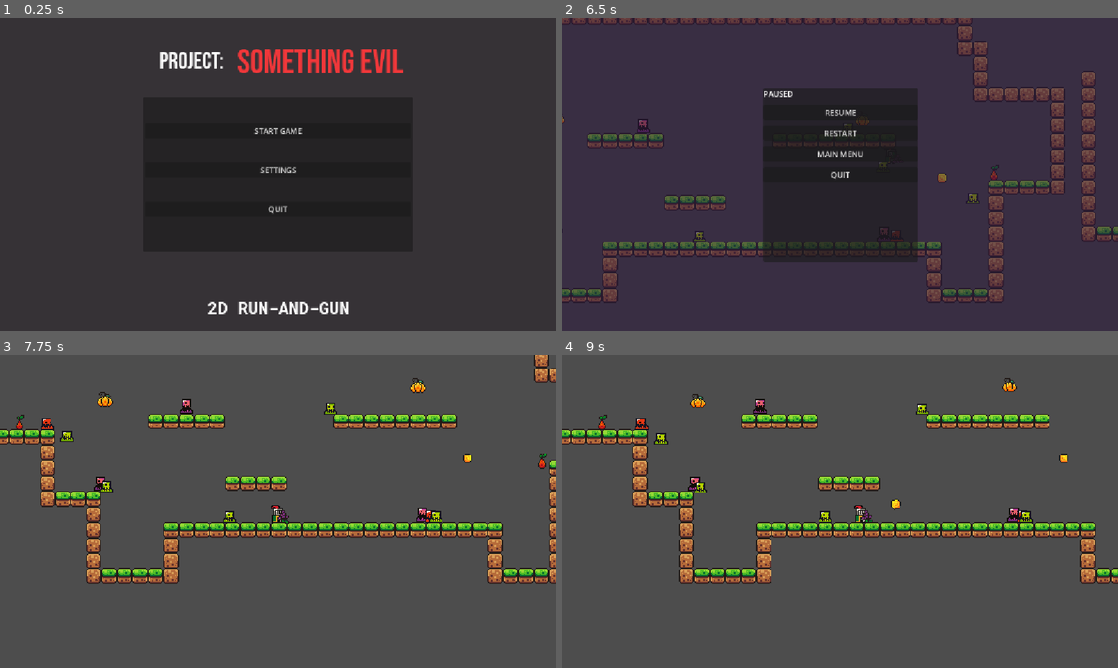
Above: before the commit, frames 1-4 (two rows, left to right).
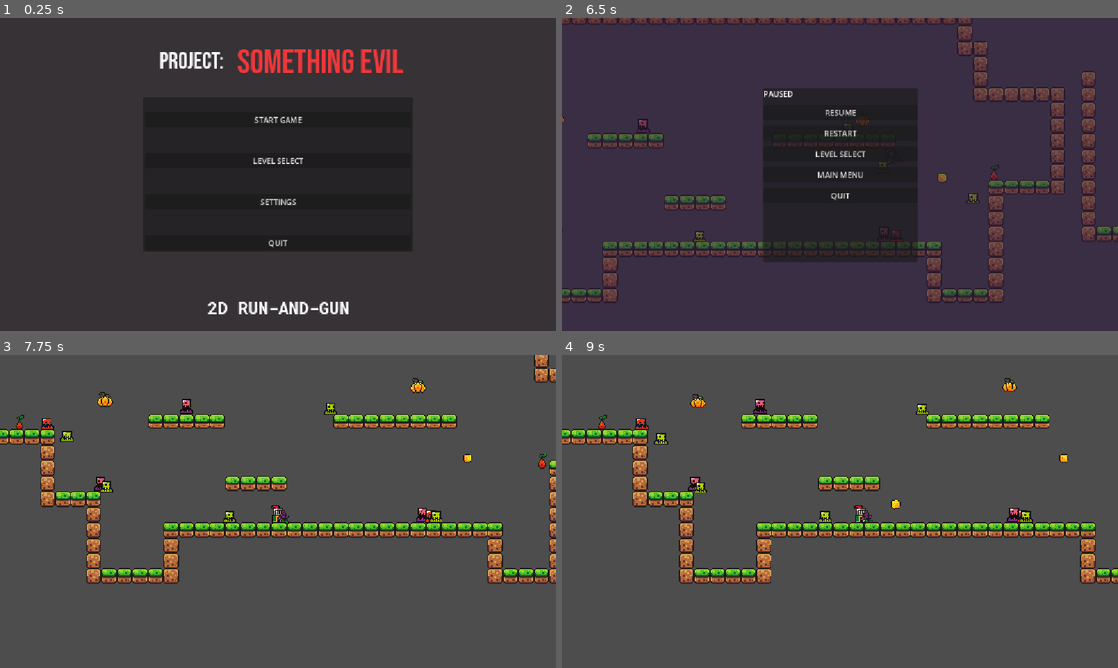
Above: after the commit, the same moments.

Repository: InferiorPosterior/project-something-evil
Game: Godot game, scene res://Scenes/main_menu.tscn
The game is run twice, just before and just after one commit, with the same random seed, the same clock (stepped at 60 frames per second) and the same inputs.
Inputs (mouse positions are in pixels of both pictures, inside the frame that each line leads up to):
- Up to frame 1 (0.25 s): no input
- Up to frame 2 (6.5 s): click (840, 161) at 0.5 s, where only the run after the commit has a clickable "LEVEL SELECT"; click (706, 143) at 1.25 s, where only the run after the commit has a clickable "BACK"; click "START GAME" at 2 s; move the mouse to (962, 158) at 2.77 s; hold Right (move_right) 2.78-4.28 s; click (962, 158) at 2.85 s; tap Space (jump) at 3.02, 3.77, 5.27, 6.02 s; move the mouse to (728, 190) at 3.52 s; click (728, 190) at 3.6 s; move the mouse to (895, 105) at 4.27 s; hold Left (move_left) 4.28-5.03 s; click (895, 105) at 4.35 s; move the mouse to (812, 237) at 5.02 s; hold Right (move_right) from 5.03 s (still down); click (812, 237) at 5.1 s; move the mouse to (1006, 221) at 5.77 s; click (1006, 221) at 5.85 s; tap Escape (ui_cancel) at 6.4 s
- Up to frame 3 (7.75 s): release Right (move_right) at 6.5 s; click "MAIN MENU" at 6.5 s; click "START GAME" at 7.25 s
- Up to frame 4 (9 s): move the mouse to (673, 464) at 8.02 s; hold Left (move_left) 8.03-8.78 s; click (673, 464) at 8.1 s; tap Space (jump) at 8.27 s; move the mouse to (867, 511) at 8.77 s; hold Right (move_right) from 8.78 s (still down); click (867, 511) at 8.85 s

The runs differ from the first frame. In frame 1, 0.6% of the frame differs, in the area x 45-55%, y 31-74%; in frame 2, 0.3%; in frame 3, less than 0.1%; in frame 4, nothing differs.

Commit message:
level selection screen
lets player select between the two levels

level 2 is locked - doesnt exist

Diff:
--- /dev/null
+++ b/Scenes/level_select.tscn
@@ -0,0 +1,63 @@
+[gd_scene format=3 uid="uid://db7bqtoh7obyy"]
+
+[ext_resource type="Script" uid="uid://bum6ls2nwri2i" path="res://Scripts/level_progress/level_select.gd" id="1_nkys2"]
+[ext_resource type="FontFile" uid="uid://du3wbjmohuixm" path="res://Fonts/BebasNeue-Regular.ttf" id="2_lx4vd"]
+
+[node name="LevelSelect" type="Control" unique_id=786398779]
+layout_mode = 3
+anchors_preset = 15
+anchor_right = 1.0
+anchor_bottom = 1.0
+grow_horizontal = 2
+grow_vertical = 2
+script = ExtResource("1_nkys2")
+
+[node name="Background" type="ColorRect" parent="." unique_id=1566773920]
+layout_mode = 1
+anchors_preset = 15
+anchor_right = 1.0
+anchor_bottom = 1.0
+grow_horizontal = 2
+grow_vertical = 2
+color = Color(0.21176471, 0.19607843, 0.21176471, 1)
+
+[node name="CenterContainer" type="Panel" parent="Background" unique_id=621673112]
+layout_mode = 1
+anchors_preset = 15
+anchor_right = 1.0
+anchor_bottom = 1.0
+grow_horizontal = 2
+grow_vertical = 2
+
+[node name="Panel" type="VBoxContainer" parent="Background/CenterContainer" unique_id=620613766]
+custom_minimum_size = Vector2(600, 400)
+layout_mode = 0
+offset_right = 40.0
+offset_bottom = 40.0
+
+[node name="VBoxContainer" type="VBoxContainer" parent="Background/CenterContainer/Panel" unique_id=383419468]
+layout_mode = 2
+theme_override_constants/separation = 18
+
+[node name="Title" type="Label" parent="Background/CenterContainer/Panel/VBoxContainer" unique_id=814029166]
+layout_mode = 2
+theme_override_colors/font_color = Color(0.94509804, 0.21568628, 0.22745098, 1)
+theme_override_fonts/font = ExtResource("2_lx4vd")
+theme_override_font_sizes/font_size = 70
+text = "PROJECT: SOMETHING EVIL"
+
+[node name="Subtitle" type="Label" parent="Background/CenterContainer/Panel/VBoxContainer" unique_id=1785946104]
+layout_mode = 2
+text = "LEVEL SELECTION"
+
+[node name="Level1Button" type="Button" parent="Background/CenterContainer/Panel/VBoxContainer" unique_id=1022165230]
+layout_mode = 2
+text = "LEVEL 1 - The Beginning"
+
+[node name="Level2Button" type="Button" parent="Background/CenterContainer/Panel/VBoxContainer" unique_id=1816314806]
+layout_mode = 2
+text = "Level 2 - LOCKED"
+
+[node name="BackButton" type="Button" parent="Background/CenterContainer/Panel/VBoxContainer" unique_id=957584474]
+layout_mode = 2
+text = "BACK"
--- a/Scenes/main_menu.tscn
+++ b/Scenes/main_menu.tscn
@@ -20,7 +20,7 @@
 anchor_bottom = 1.0
 grow_horizontal = 2
 grow_vertical = 2
-color = Color(0.21082658, 0.19488497, 0.21082658, 1)
+color = Color(0.21176471, 0.19607843, 0.21176471, 1)
 
 [node name="CenterContainer" type="CenterContainer" parent="." unique_id=422646019]
 layout_mode = 1
@@ -61,11 +61,16 @@
 offset_bottom = -27.0
 grow_horizontal = 2
 grow_vertical = 2
-theme_override_constants/separation = 50
+theme_override_constants/separation = 54
 
 [node name="StartButton" type="Button" parent="CenterContainer/Panel/VBoxContainer" unique_id=1236867126]
 layout_mode = 2
 text = "START GAME"
+
+[node name="LevelSelectButton" type="Button" parent="CenterContainer/Panel/VBoxContainer" unique_id=2101355456]
+layout_mode = 2
+text = "LEVEL SELECT
+"
 
 [node name="SettingsButton" type="Button" parent="CenterContainer/Panel/VBoxContainer" unique_id=1295366362]
 layout_mode = 2
--- a/Scenes/pause_menu.tscn
+++ b/Scenes/pause_menu.tscn
@@ -59,6 +59,10 @@
 layout_mode = 2
 text = "RESTART"
 
+[node name="LevelSelectButton" type="Button" parent="CenterContainer/Panel/VBoxContainer" unique_id=666338153]
+layout_mode = 2
+text = "LEVEL SELECT"
+
 [node name="MainMenuButton" type="Button" parent="CenterContainer/Panel/VBoxContainer" unique_id=153012988]
 layout_mode = 2
 text = "MAIN MENU"
--- /dev/null
+++ b/Scripts/level_progress/game_progress.gd
@@ -0,0 +1,36 @@
+
+extends Node
+
+var level2_unlocked: bool = false
+
+const SAVE_PATH = "user://game_progress.cfg"
+
+
+func _ready():
+	load_progress()
+
+
+func unlock_level2():
+	if level2_unlocked == false:
+		level2_unlocked = true
+		save_progress()
+		print("Level 2 unlocked!")
+
+
+func save_progress():
+	var config = ConfigFile.new()
+
+	config.set_value("progress", "level2_unlocked", level2_unlocked)
+	config.save(SAVE_PATH)
+
+
+func load_progress():
+	var config = ConfigFile.new()
+	var error = config.load(SAVE_PATH)
+
+	if error == OK:
+		level2_unlocked = config.get_value(
+			"progress",
+			"level2_unlocked",
+			false
+		)
--- /dev/null
+++ b/Scripts/level_progress/level_select.gd
@@ -0,0 +1,47 @@
+
+extends Control
+
+var opened_from_pause: bool = false
+
+
+func _ready():
+	#This lets the level select to work while the game is paused.
+	process_mode = Node.PROCESS_MODE_ALWAYS
+
+	$Background/CenterContainer/Panel/VBoxContainer/Level1Button.pressed.connect(_on_level1_pressed)
+	$Background/CenterContainer/Panel/VBoxContainer/Level2Button.pressed.connect(_on_level2_pressed)
+	$Background/CenterContainer/Panel/VBoxContainer/BackButton.pressed.connect(_on_back_pressed)
+
+	update_level_buttons()
+
+
+func update_level_buttons():
+	var level2_button = $Background/CenterContainer/Panel/VBoxContainer/Level2Button
+
+	if GameProgress.level2_unlocked:
+		level2_button.text = "LEVEL 2 — THE OUTSKIRTS"
+		level2_button.disabled = false
+	else:
+		level2_button.text = "LEVEL 2 — LOCKED"
+		level2_button.disabled = true
+
+
+func _on_level1_pressed():
+	get_tree().paused = false
+	get_tree().change_scene_to_file("res://Scenes/game.tscn")
+
+
+func _on_level2_pressed():
+	if GameProgress.level2_unlocked:
+		print("Level 2 selected!")
+
+		# We load the Level 2 scene here
+		# after its scene has been created.
+
+
+func _on_back_pressed():
+	if opened_from_pause:
+		get_parent().get_node("PauseMenu").show()
+		queue_free()
+	else:
+		get_tree().change_scene_to_file("res://Scenes/main_menu.tscn")
--- a/Scripts/main_menu.gd
+++ b/Scripts/main_menu.gd
@@ -5,6 +5,7 @@
 func _ready():
 	# Connects each button to its corresponding function.
 	$CenterContainer/Panel/VBoxContainer/StartButton.pressed.connect(_on_start_pressed)
+	$CenterContainer/Panel/VBoxContainer/LevelSelectButton.pressed.connect(_on_level_select_pressed)
 	$CenterContainer/Panel/VBoxContainer/SettingsButton.pressed.connect(_on_settings_pressed)
 	$CenterContainer/Panel/VBoxContainer/QuitButton.pressed.connect(_on_quit_pressed)
 
@@ -14,6 +15,10 @@
 	# Opens the existing game scene.
 	get_tree().change_scene_to_file("res://Scenes/game.tscn")
 
+#Runs when Select Level is clicked.
+func _on_level_select_pressed():
+	# Opens the level selection scene.
+	get_tree().change_scene_to_file("res://Scenes/level_select.tscn")
 
 # Runs when Settings is clicked.
 func _on_settings_pressed():
--- a/Scripts/pause_menu.gd
+++ b/Scripts/pause_menu.gd
@@ -13,6 +13,7 @@
 	# When a button is clicked, its corresponding function will run.
 	$CenterContainer/Panel/VBoxContainer/ResumeButton.pressed.connect(_on_resume_pressed)
 	$CenterContainer/Panel/VBoxContainer/RestartButton.pressed.connect(_on_restart_pressed)
+	$CenterContainer/Panel/VBoxContainer/LevelSelectButton.pressed.connect(_on_level_select_pressed)
 	$CenterContainer/Panel/VBoxContainer/MainMenuButton.pressed.connect(_on_main_menu_pressed)
 	$CenterContainer/Panel/VBoxContainer/QuitButton.pressed.connect(_on_quit_pressed)
 
@@ -58,6 +59,16 @@
 	get_tree().reload_current_scene()
 
 
+func _on_level_select_pressed():
+	var level_select_scene = load("res://Scenes/level_select.tscn")
+	var level_select = level_select_scene.instantiate()
+
+	level_select.opened_from_pause = true
+
+	get_parent().add_child(level_select)
+	hide()
+
+
 # Runs when the Main Menu button is clicked.
 func _on_main_menu_pressed():
 	# Unpauses the game before changing scenes.
--- a/project.godot
+++ b/project.godot
@@ -14,6 +14,10 @@
 run/main_scene="uid://brucys4yioeia"
 config/features=PackedStringArray("4.7", "Forward Plus")
 config/icon="res://icon.svg"
+
+[autoload]
+
+GameProgress="*uid://cs7ykmdc0kt3"
 
 [display]
 
Not shown, added: Scripts/level_progress/game_progress.gd.uid
Not shown, added: Scripts/level_progress/level_select.gd.uid
